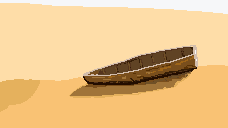
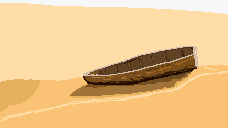
Comparing the layer stacks of the two 228x128 images. Changes:
painted on "Boat" over (190, 45, 197, 61)
painted on "Foreground" over (1, 67, 228, 121)
